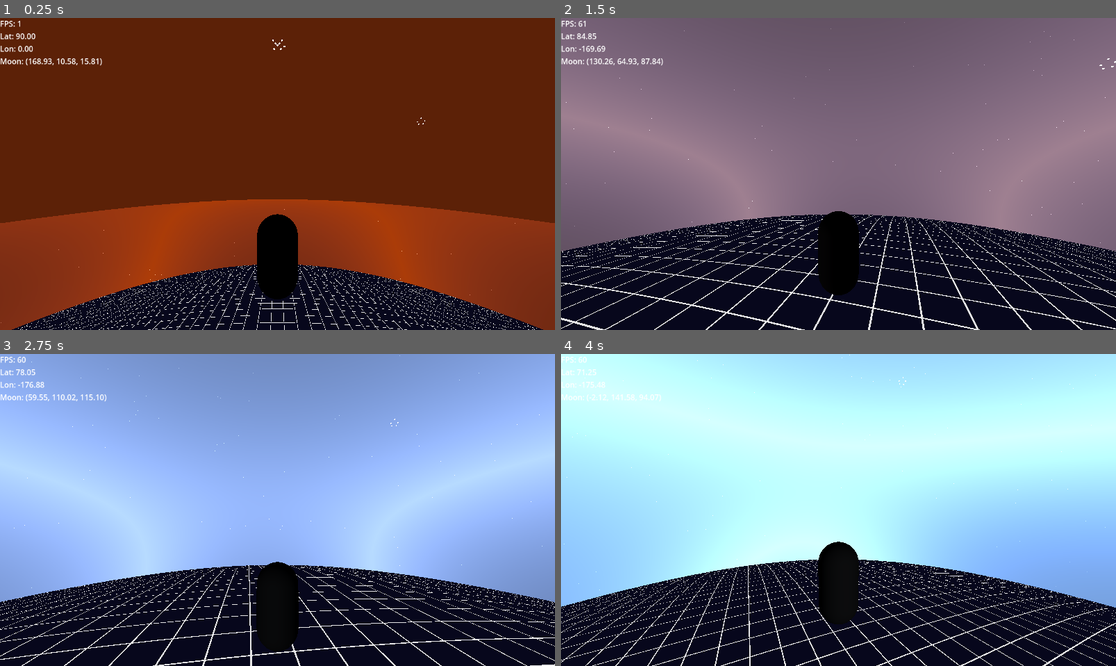
Above: before the commit, frames 1-4 (two rows, left to right).
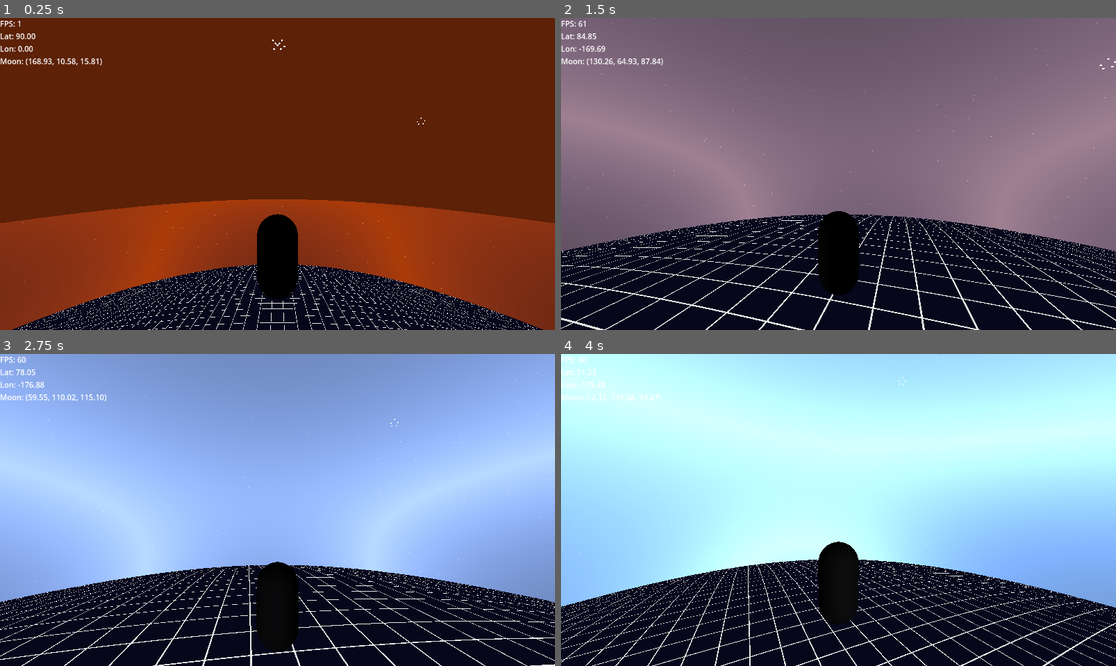
Above: after the commit, the same moments.

Repository: valfrom/LittlePlanet
Game: Godot game, scene res://world.tscn
Same seed, same stepped clock (60 frames per second), same inputs: the game is played once before the commit and once after it.
Inputs (mouse positions are in pixels of both pictures, inside the frame that each line leads up to):
- Up to frame 1 (0.25 s): no input
- Up to frame 2 (1.5 s): move the mouse to (866, 174) at 0.52 s; hold W (move_forward) from 0.53 s (still down); tap Space (jump) at 0.77 s; move the mouse to (810, 174) at 1.27 s
- Up to frame 3 (2.75 s): keep holding W (move_forward); tap Space (jump) at 1.52 s; move the mouse to (288, 503) at 2.02 s
- Up to frame 4 (4 s): keep holding W (move_forward); move the mouse to (832, 516) at 2.77 s; tap Space (jump) at 3.02, 3.77 s; move the mouse to (877, 513) at 3.52 s

The runs differ from the first frame. In frame 1, less than 0.1% of the frame differs, in the area x 0-100%, y 60-98%; in frame 2, less than 0.1%; in frame 3, less than 0.1%; in frame 4, less than 0.1%, in the area x 0-99%, y 0-76%.

Commit message:
Make procedural stars position-stable

Diff:
--- a/Atmosphere.gdshader
+++ b/Atmosphere.gdshader
@@ -10,10 +10,12 @@
 uniform float star_density : hint_range(0.0, 1.0) = 0.035;
 
 varying vec3 world_position;
+varying vec3 local_direction;
 
 void vertex() {
     VERTEX *= 1.05;
     world_position = (MODEL_MATRIX * vec4(VERTEX, 1.0)).xyz;
+    local_direction = normalize(VERTEX);
 }
 
 void fragment() {
@@ -25,7 +27,7 @@
     vec3 final_color = mix(base_color, horizon_color.rgb, sun_wrap);
 
     // Procedurally generate twinkling stars when the sun influence is low.
-    vec3 star_dir = normalize(world_position);
+    vec3 star_dir = normalize(local_direction);
     vec3 hash_position = fract(star_dir * 43758.5453);
     float hash_value = fract(dot(hash_position, vec3(12.9898, 78.233, 37.719)) * 43758.5453);
     float star_mask = step(1.0 - star_density, hash_value);
